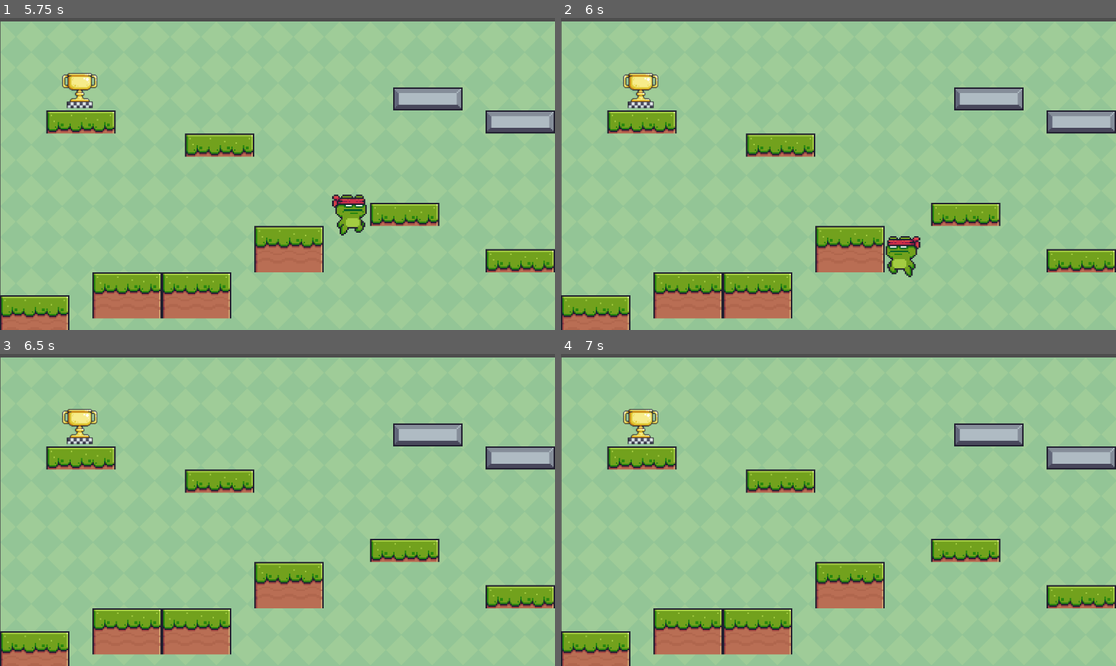
Above: before the commit, frames 1-4 (two rows, left to right).
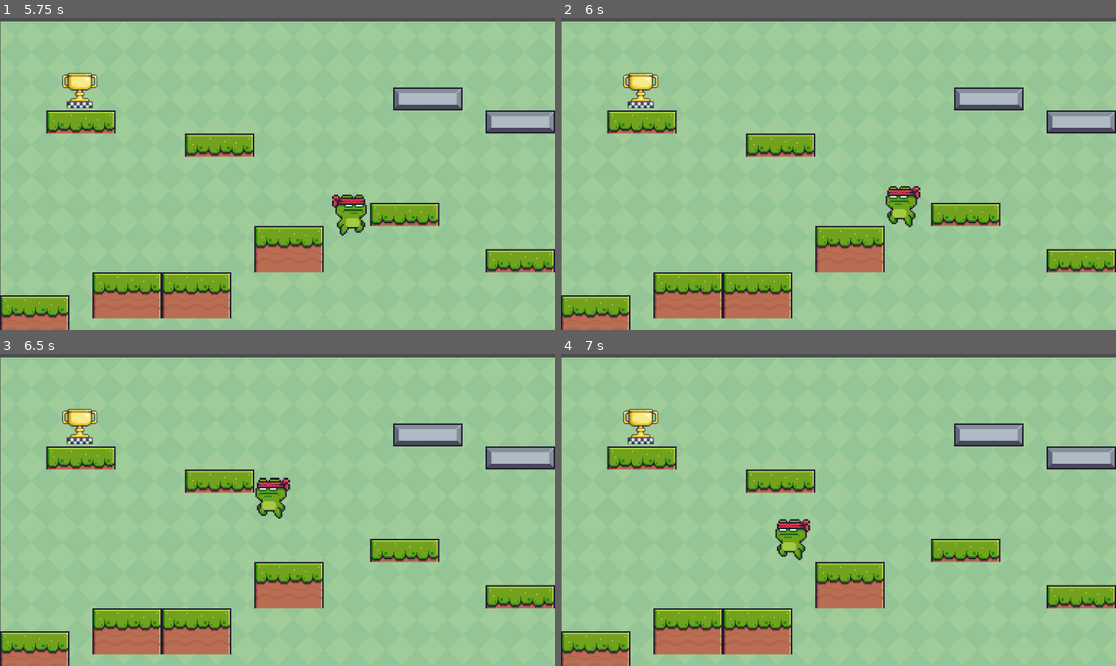
Above: after the commit, the same moments.

Repository: AlejOnedayxneBscene/plataformer-game
Game: Godot game, scene res://main.tscn
Two runs of this game, one before a commit and one after it. Both use one fixed random seed, a clock stepped at 60 frames per second and the inputs below.
Inputs:
- Up to frame 1 (5.75 s): tap Enter at 0.5 s; hold Right (right) 0.53-2.03 s; tap Space (jump) at 0.6, 0.77, 1.07, 1.35, 1.52, 1.82, 2.1, 2.85, 3.02, 3.32, 3.6, 3.77, 4.07, 4.35, 4.52, 4.82, 5.1 s; hold Left (left) 2.03-2.78 s; hold Right (right) 2.78-4.28 s; hold Left (left) 4.28-5.03 s; hold Right (right) from 5.03 s (still down)
- Up to frame 2 (6 s): release Right (right) at 5.78 s; hold Left (left) from 5.78 s (still down); tap Space (jump) at 5.85 s
- Up to frame 3 (6.5 s): keep holding Left (left); tap Space (jump) at 6.02, 6.32 s
- Up to frame 4 (7 s): keep holding Left (left); tap Space (jump) at 6.6, 6.77 s

Frame 1 is identical in both runs. In frame 2, 1.2% of the frame differs, in the area x 58-65%, y 53-84%; in frame 3, 0.6%; in frame 4, 0.6%.

Commit message:
se agrego la funcionalidad del coyote time
se implementaron las funcionalidad del coyote time para el salto en el aire

Diff:
--- a/scenes/character_body_2d.gd
+++ b/scenes/character_body_2d.gd
@@ -7,7 +7,7 @@
 var gravity = ProjectSettings.get_setting("physics/2d/default_gravity")
 
 @onready var sprite_2d = $Sprite2D
-
+@onready var timer = $Timer
 func _physics_process(delta):
 	# 1. Aplicar Gravedad
 	if not is_on_floor():
@@ -35,7 +35,16 @@
 	update_animations(direction)
 
 	# 5. Ejecutar Movimiento
+	var was_floor = is_on_floor()
 	move_and_slide()
+	var just_left_ledge = was_floor and not is_on_floor() and velocity.y>=0
+
+	if just_left_ledge:
+		timer.start()
+	if Input.is_action_just_pressed("jump") and (is_on_floor() or timer.time_left>0.0):
+			velocity.y = JUMP_VELOCITY
+			timer.stop()
+
 
 func update_animations(direction):
 	if not is_on_floor():
--- a/scenes/character_body_2d.tscn
+++ b/scenes/character_body_2d.tscn
@@ -219,3 +219,6 @@
 [node name="AnimationPlayer" type="AnimationPlayer" parent="." unique_id=699376441]
 libraries/ = SubResource("AnimationLibrary_mjxx7")
 autoplay = &"run"
+
+[node name="Timer" type="Timer" parent="." unique_id=1288641211]
+wait_time = 0.2
Not shown, added: Guia 3.exe
Not shown, changed: Platformer game.pck
